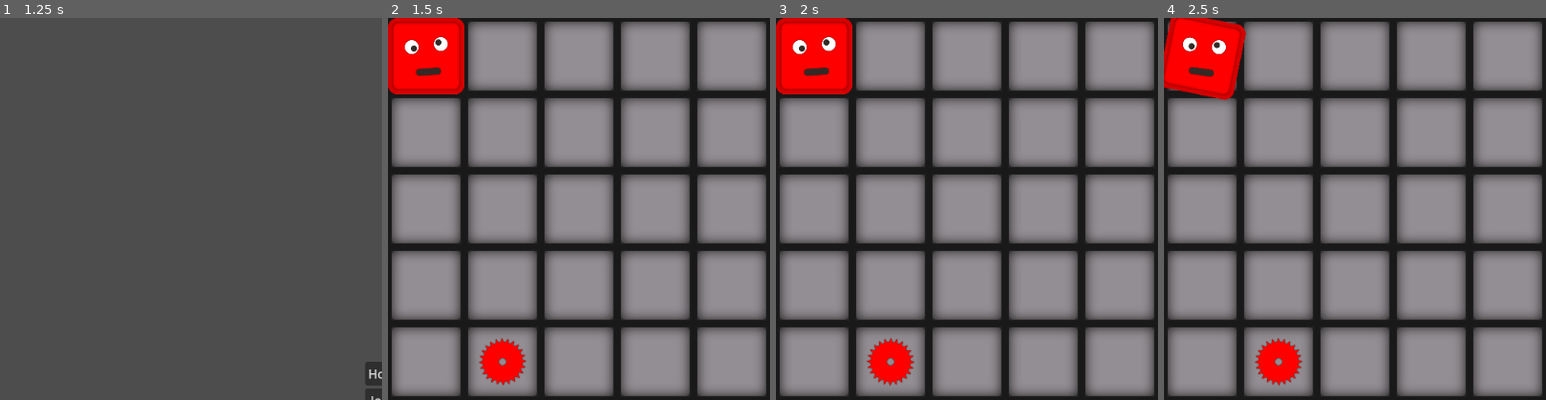
Above: before the commit, frames 1-4 (left to right).
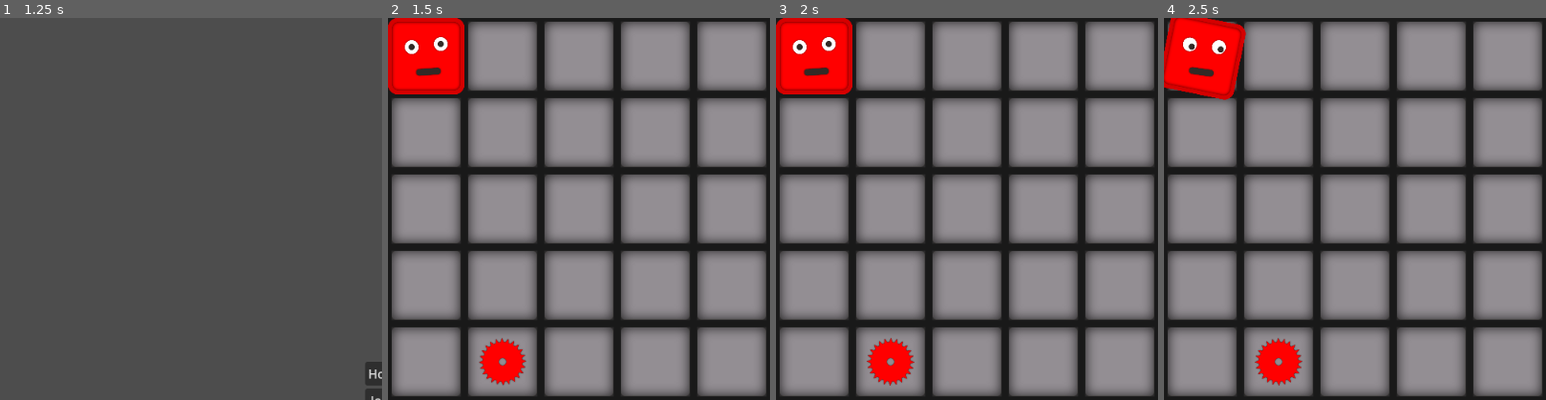
Above: after the commit, the same moments.

Repository: HephaistosForge/BlockyChaos
Game: Godot game, scene res://world/world.tscn
Two runs of this game, one before a commit and one after it. Both use one fixed random seed, a clock stepped at 60 frames per second and the inputs below.
Inputs (mouse positions are % of the whole screen's width and height, from its top left):
- Up to frame 1 (1.25 s): tap Enter at 0.5 s; move the mouse to (45, 70) at 0.52 s; hold W (up) from 0.53 s (still down)
- Up to frame 2 (1.5 s): release W (up) at 1.25 s; click "Host" at 1.25 s
- Up to frame 3 (2 s): no input
- Up to frame 4 (2.5 s): move the mouse to (80, 65) at 2.02 s; hold W (up) from 2.03 s (still down)
The pictures show only the part of the screen within x 0-50%, y 0-50%; the shares and areas given below are measured in that part.

Frame 1 is identical in both runs. In frame 2, less than 0.1% of the frame differs, in the area x 5-15%, y 5-9%; in frame 3, less than 0.1%; in frame 4, less than 0.1%.

Commit message:
added eye movement to player

Diff:
--- a/entities/player/player.gd
+++ b/entities/player/player.gd
@@ -89,3 +89,12 @@
 @rpc("unreliable")
 func remote_set_scale(authority_scale):
 	global_scale = authority_scale
+
+func _input(event):
+	if event is InputEventMouseMotion and is_multiplayer_authority():
+		var lefteye = $Body/LeftEye.get_global_position()
+		var righteye = $Body/RightEye.get_global_position()
+		$Body/LeftEye/LeftEyePupil.set_global_position(lefteye + \
+			(event.position - Vector2(500, 500) - lefteye).normalized() * 4)
+		$Body/RightEye/RightEyePupil.set_global_position(righteye + \
+			(event.position - Vector2(500, 500) - righteye).normalized() * 4)
--- a/entities/player/player.tscn
+++ b/entities/player/player.tscn
@@ -15,14 +15,30 @@
 properties/0/path = NodePath(".:tile")
 properties/0/spawn = true
 properties/0/sync = true
+properties/1/path = NodePath("Body/LeftEye/LeftEyePupil:position")
+properties/1/spawn = true
+properties/1/sync = true
+properties/2/path = NodePath("Body/RightEye/RightEyePupil:position")
+properties/2/spawn = true
+properties/2/sync = true
+
+[sub_resource type="CircleShape2D" id="CircleShape2D_k6uk4"]
+radius = 4.0
 
 [node name="Player" type="CharacterBody2D" groups=["player"]]
-z_index = 10
+collision_layer = 17
+collision_mask = 17
 script = ExtResource("1_3yqfr")
+
+[node name="CollisionShape2D2" type="CollisionPolygon2D" parent="."]
+position = Vector2(-19, -12)
+scale = Vector2(0.25, 0.25)
+polygon = PackedVector2Array(-20, -32, 4, -36, 28, -28, 36, -8, 36, 12, 24, 32, 0, 40, -24, 28, -36, 8, -32, -16, -20, -32, -144, -248, -268, 64, -176, 264, 280, 236, 272, -148, -144, -248)
 
 [node name="CollisionShape2D" type="CollisionShape2D" parent="."]
 position = Vector2(-0.5, 0)
 shape = SubResource("RectangleShape2D_mqqhx")
+disabled = true
 
 [node name="Body" type="Node2D" parent="."]
 
@@ -41,16 +57,14 @@
 texture = ExtResource("4_oidmn")
 
 [node name="LeftEyePupil" type="Sprite2D" parent="Body/LeftEye"]
-position = Vector2(12, 8)
 texture = ExtResource("5_2gsgv")
 
-[node name="LeftEye2" type="Sprite2D" parent="Body"]
+[node name="RightEye" type="Sprite2D" parent="Body"]
 position = Vector2(19, -16)
 scale = Vector2(0.25, 0.25)
 texture = ExtResource("4_oidmn")
 
-[node name="LeftEyePupil" type="Sprite2D" parent="Body/LeftEye2"]
-position = Vector2(-12, -8)
+[node name="RightEyePupil" type="Sprite2D" parent="Body/RightEye"]
 texture = ExtResource("5_2gsgv")
 
 [node name="AudioWrong" type="AudioStreamPlayer2D" parent="."]
@@ -62,3 +76,12 @@
 
 [node name="MultiplayerSynchronizer" type="MultiplayerSynchronizer" parent="."]
 replication_config = SubResource("SceneReplicationConfig_7i3tb")
+
+[node name="RigidBody2D" type="RigidBody2D" parent="."]
+position = Vector2(-19, -12)
+collision_layer = 16
+collision_mask = 16
+gravity_scale = 0.0
+
+[node name="CollisionShape2D" type="CollisionShape2D" parent="RigidBody2D"]
+shape = SubResource("CircleShape2D_k6uk4")
Not shown: 1 places in entities/player/player.tscn that only renumber resources
